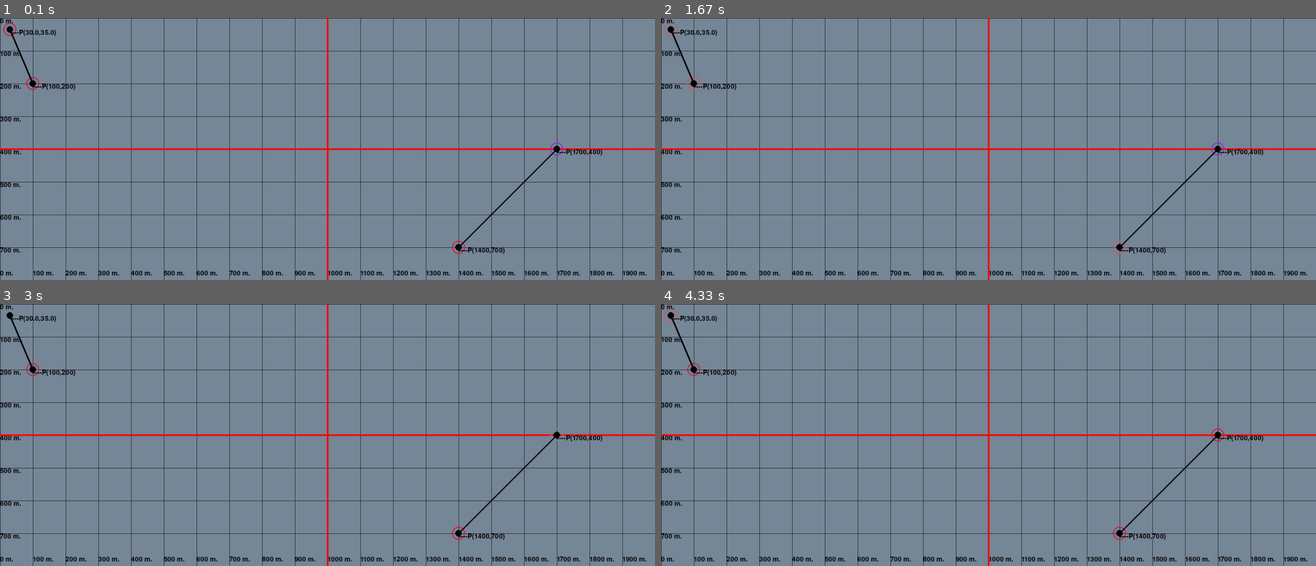
Above: before the commit, frames 1-4 (two rows, left to right).
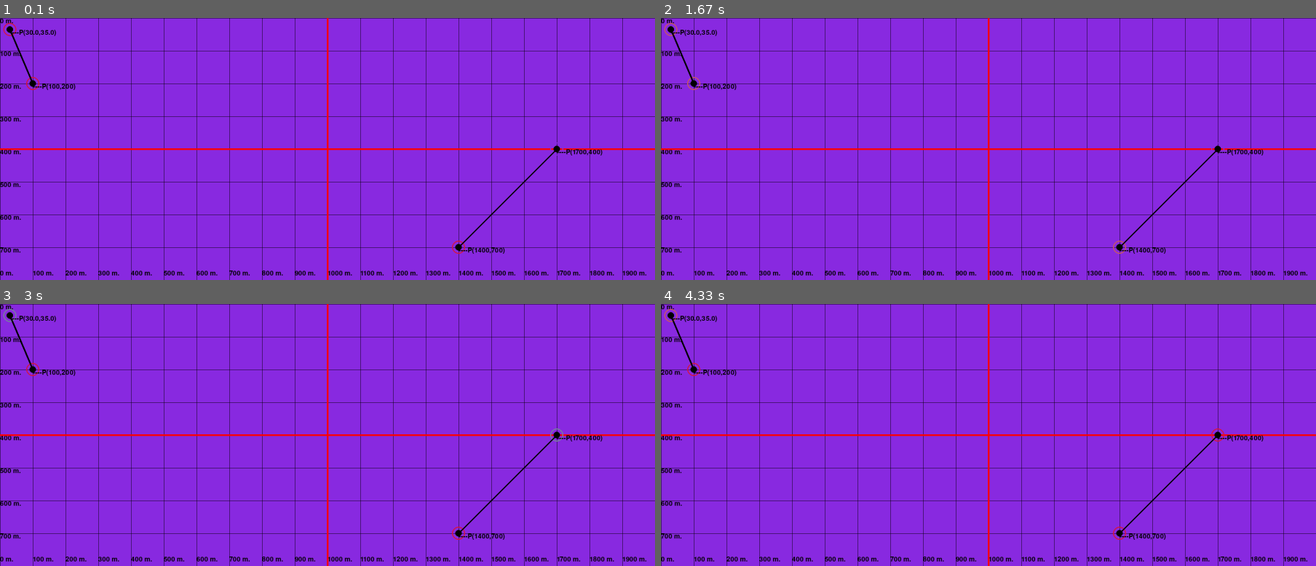
Above: after the commit, the same moments.

Repository: Ghasak/Motion_Fundamentals
Game: pygame game, started from src/E3_Wrangling_With_Vectors.py
Two runs of this game, one before a commit and one after it. Both use one fixed random seed, a clock stepped at 60 frames per second and the inputs below.
Inputs:
- Up to frame 1 (0.1 s): no input
- Up to frame 2 (1.67 s): no input
- Up to frame 3 (3 s): no input
- Up to frame 4 (4.33 s): no input

The runs differ from the first frame. In frame 1, 99% of the frame differs, in the area x 0-100%, y 0-100%; in frame 2, 99%; in frame 3, 99%; in frame 4, 99%.

Commit message:
Working with vecotrs

Diff:
--- a/src/E3_Wrangling_With_Vectors.py
+++ b/src/E3_Wrangling_With_Vectors.py
@@ -173,7 +173,7 @@
         for event in pygame.event.get():
             if event.type == QUIT:
                 exit()
-        screen.fill(colors[0])
+        screen.fill((138,43,226))
         Environment.centerlines(screen)
         # screen.set_colorkey((255,0,255))
         # screen.set_alpha(1)
@@ -187,11 +187,7 @@
         A.point_to_point((B.x,B.y))
         C.point_to_point((D.x,D.y))
 
-
-
-
         pygame.display.update()
-
 
 
 # --------------------------------------------------------
Not shown, added: MBHome.code-workspace
